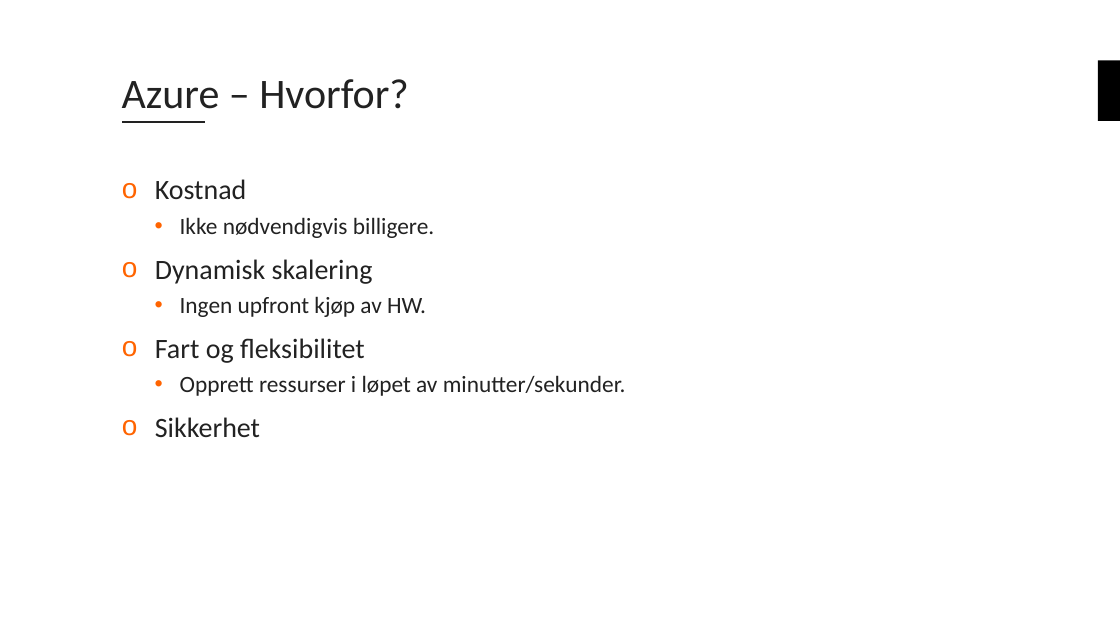
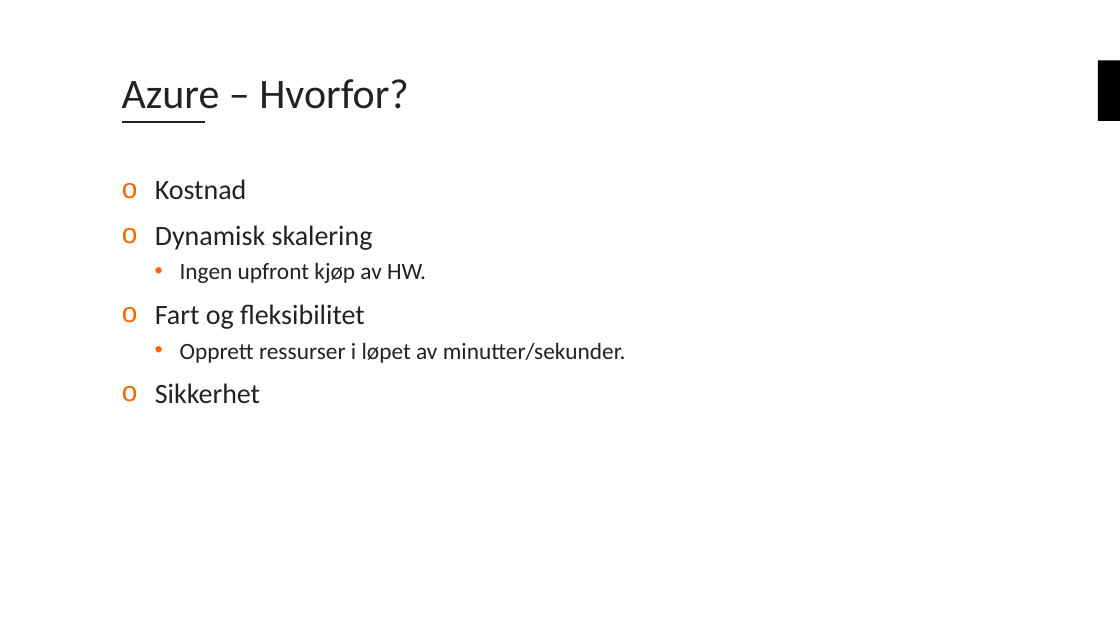
Before and after one commit to bouvet/azure-workshops, a slide deck: slide 5 of Workshop_1/Presentation/Azureskolen-Workshop#1.pptx. Drawn at 1120x630 pixels with LibreOffice and Linux fonts; fonts in the diff are those of the drawing; background and template pictures are left out. Boxes give left, top, right and bottom in pixels: in the first picture for what was removed or moved away, otherwise in the second. Text is boxed around its words. In the diff, an @@ line names an element or a change of style, - is before the commit and + after.

```diff
--- a/Workshop_1/Presentation/Azureskolen-Workshop#1.pptx
+++ b/Workshop_1/Presentation/Azureskolen-Workshop#1.pptx
@@ text at <box>180,217,434,238</box>: paragraph removed @@
-  • Ikke nødvendigvis billigere.
```
Also in this commit, not shown: 7 other slides changed, 1 slide added, 1 slide removed, 4 other files.
